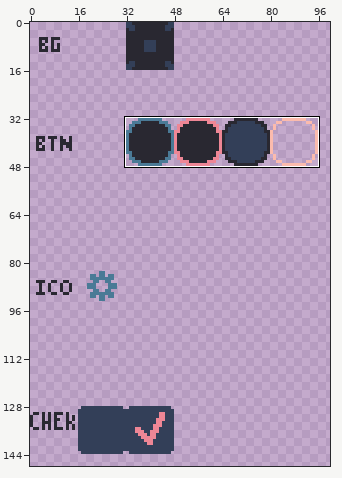
One commit to this pixel-art file: assets/ui/ui.aseprite. The picture above shows the old version from afar; the outline marks the close-up.
Close-up. Before the commit:
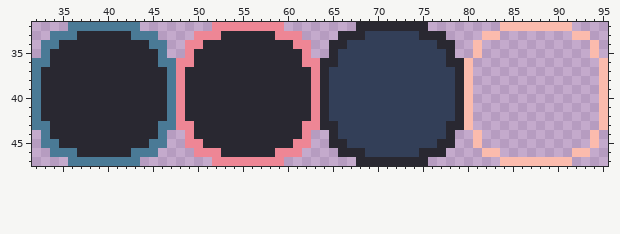
128x512 pixels, 1 frame. Shown: x 32..95, y 32..47. The wide view leaves out empty margins.
The result:
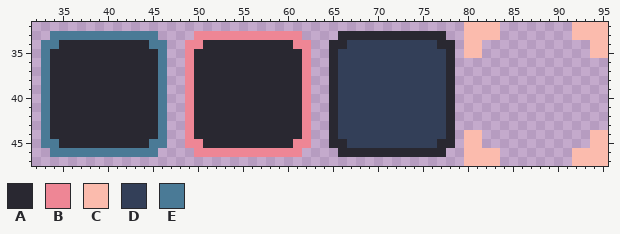
Palette (. is transparent): A #292831  B #ee8695  C #fbbbad  D #333f58  E #4a7a96
Change:
Layer "MAIN":
The author changed colour D to colour A in row 33 at x 69 to 74; in rows 37 to 42 at x 65 and 78; in row 46 at x 69 to 74.
The author changed colour A to colour B in row 33 at x 53 to 58; in rows 37 to 42 at x 49 and 62; in row 46 at x 53 to 58.
Colour C now appears in row 32 at x 80 to 83 and 92 to 95; in row 33 at x 80 to 81 and 94 to 95; in rows 34 to 35 at x 80 and 95; in rows 44 to 45 at x 80 and 95; in row 46 at x 80 to 81 and 94 to 95; in row 47 at x 80 to 83 and 92 to 95.
The author changed colour A to colour E in row 33 at x 37 to 42; in rows 37 to 42 at x 33 and 46; in row 46 at x 37 to 42.
Colour A is removed in row 32 at x 68 to 75; in rows 36 to 43 at x 64 and 79; in row 47 at x 68 to 75.
Colour B is removed in row 32 at x 52 to 59; in rows 36 to 43 at x 48 and 63; in row 47 at x 52 to 59.
Colour C is removed in row 32 at x 84 to 91; in rows 36 to 43 at x 80 and 95; in row 47 at x 84 to 91.
Colour E is removed in row 32 at x 36 to 43; in rows 36 to 43 at x 32 and 47; in row 47 at x 36 to 43.
Pixel boxes of the changes (left, top, right, bottom) in both close-ups:
changed: (32, 22, 608, 166)
